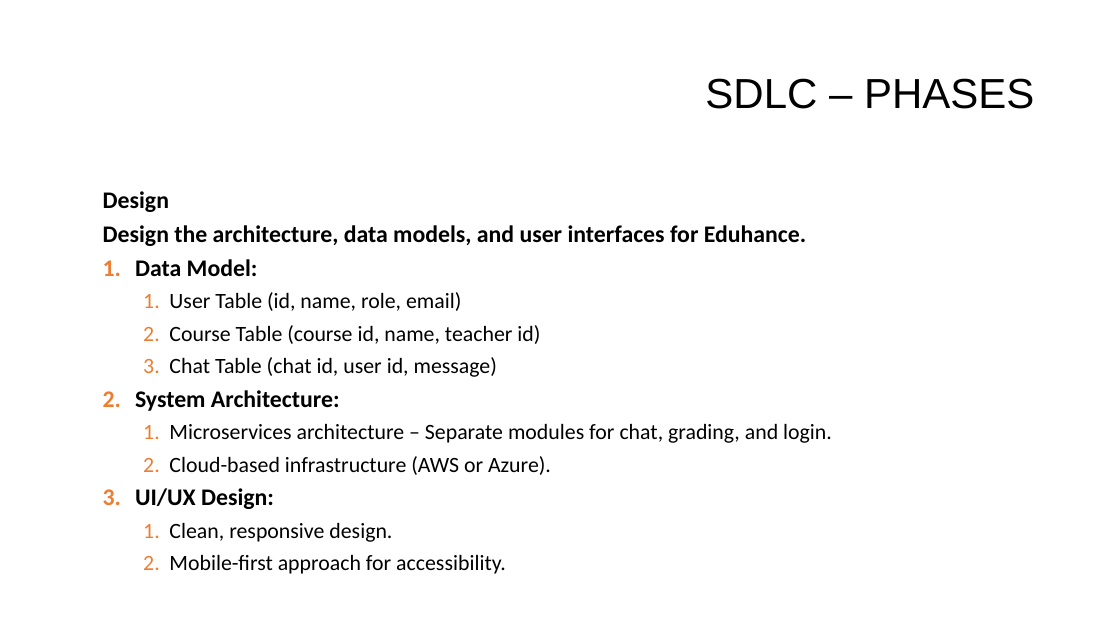
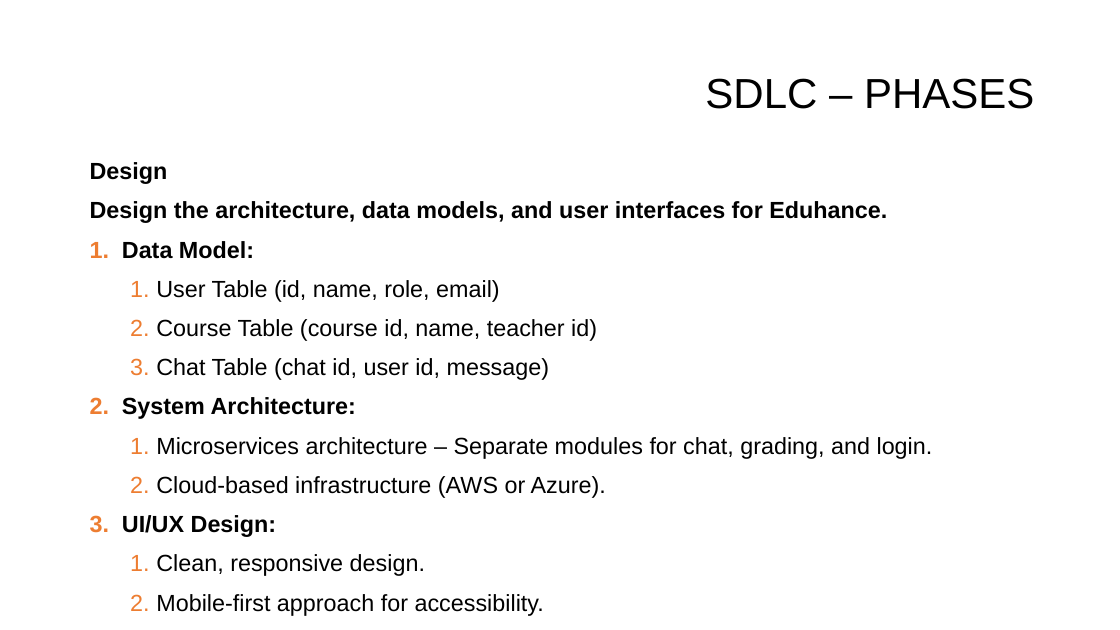
Before and after one commit to dinoDuvnjak/CTK, a slide deck: slide 8 of SHIFT4IT/SDLC/SDLC.pptx (slide 5 before the commit). Drawn at 1120x630 pixels with LibreOffice and Linux fonts; fonts in the diff are those of the drawing; background and template pictures are left out. Boxes give left, top, right and bottom in pixels: in the first picture for what was removed or moved away, otherwise in the second. Text is boxed around its words. In the diff, an @@ line names an element or a change of style, - is before the commit and + after.

```diff
--- a/SHIFT4IT/SDLC/SDLC.pptx
+++ b/SHIFT4IT/SDLC/SDLC.pptx
@@ text "Design": place and size @@
-text "Design" at bbox=[103, 191, 832, 574]
+text "Design" at bbox=[90, 162, 933, 576]
@@ text "Design" at bbox=[90, 162, 933, 576]: size 20.4 to 20 pt in "Design", "Design the architecture, data models, and user ...", "Data Model:", "System Architecture:" and 1 more places; font Calibri to Arial; size 18.7 to 20 pt in "User Table (id, name, role, email)", "Course Table (course id, name, teacher id)", "Chat Table (chat id, user id, message)", "Microservices architecture – Separate modules for chat, ..." and 3 more places; line spacing 0.7 to 0.9 @@
```
Also in this commit, not shown: 9 other slides changed, 5 slides added, 2 other files.
